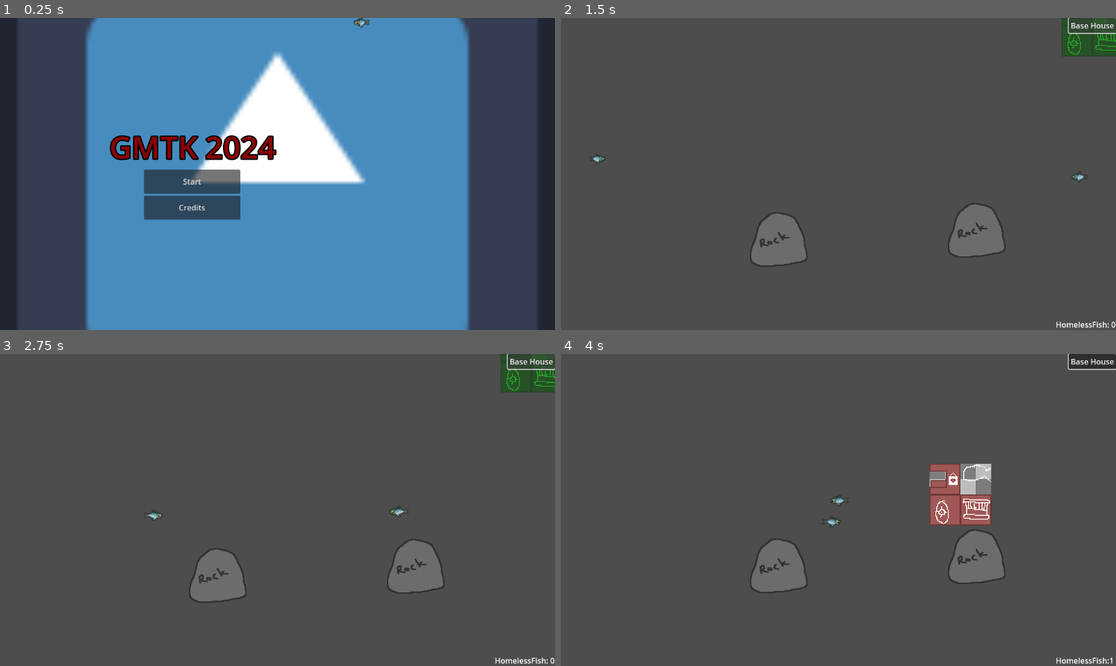
Above: before the commit, frames 1-4 (two rows, left to right).
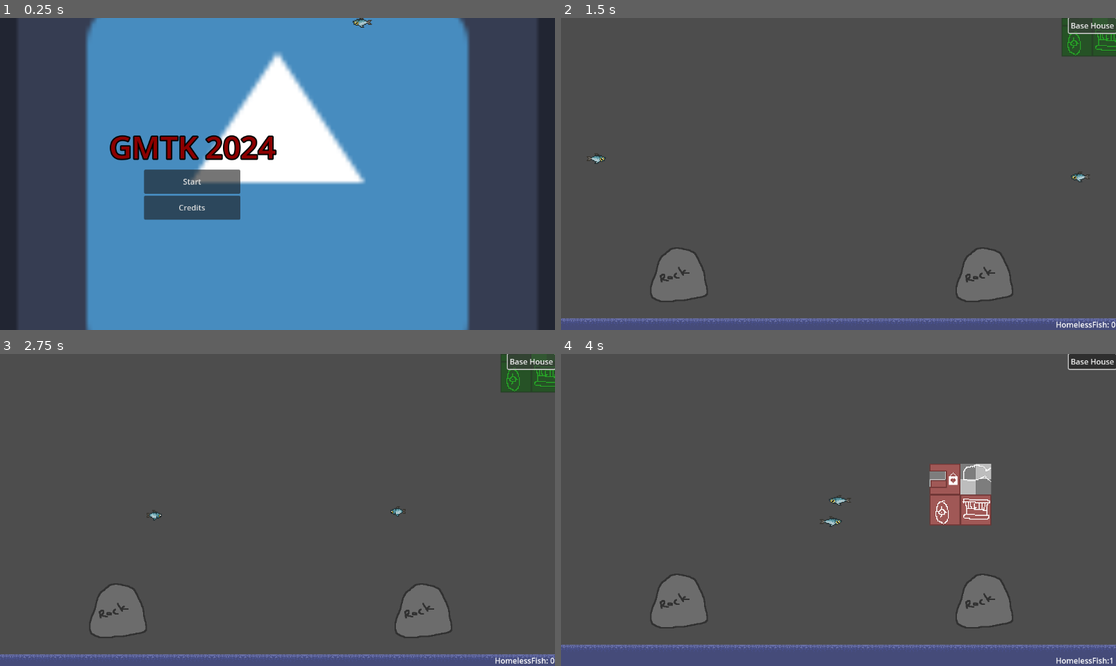
Above: after the commit, the same moments.

Repository: Glue-N-Wrench/built-for-scales
Game: Godot game, scene res://PlayableScenes/MainMenu.tscn
Same seed, same stepped clock (60 frames per second), same inputs: the game is played once before the commit and once after it. The engine's default icon, where the game draws it, is replaced by a stand-in: a white triangle on a blue panel in a dark square.
Inputs (mouse positions are in pixels of both pictures, inside the frame that each line leads up to):
- Up to frame 1 (0.25 s): no input
- Up to frame 2 (1.5 s): click "Start" at 0.5 s; click "Base House" at 1.25 s
- Up to frame 3 (2.75 s): click "Base House" at 2 s
- Up to frame 4 (4 s): click "Base House" at 2.75 s; move the mouse to (960, 494) at 3.52 s; tap S (camera_down) at 3.6 s; click (960, 494) at 3.67 s

The runs differ from the first frame. In frame 1, less than 0.1% of the frame differs, in the area x 63-68%, y 0-4%; in frame 2, 9.0%; in frame 3, 9.0%; in frame 4, 12%, in the area x 0-100%, y 46-100%.

Commit message:
added other fish types, and floor

Diff:
--- a/Globals/Managers/FishManager.gd
+++ b/Globals/Managers/FishManager.gd
@@ -3,12 +3,16 @@
 signal fishUpdated #should be signaled when homelessFish gets changed
 
 @onready var fishObjects = {
-	0: preload("res://Objects/Fish/fish.tscn")
+	0: preload("res://Objects/Fish/fish.tscn"),
+	1: preload("res://Objects/Fish/fish_scad.tscn"),
+	2: preload("res://Objects/Fish/fish_catfish.tscn"),
 }
 
 var homelessFish:Dictionary = {
-	0:[]
-} #array of homeless fish counts sorted by type
+	0:[],
+	1:[],
+	2:[],
+} #dict of homeless fish nodes sorted by type
 
 var activeHouses:Array = [] #all the houses that get run when fish need to be changed
 
--- a/Objects/Fish/fish.tscn
+++ b/Objects/Fish/fish.tscn
@@ -64,13 +64,14 @@
 }],
 "loop": true,
 "name": &"default",
-"speed": 10.0
+"speed": 11.0
 }]
 
 [node name="Fish" type="AnimatedSprite2D"]
 z_index = 2
+texture_filter = 1
 scale = Vector2(2, 2)
 sprite_frames = SubResource("SpriteFrames_rv5dp")
 autoplay = "default"
-frame_progress = 0.0948922
+frame_progress = 0.815014
 script = ExtResource("2_mf5g3")
--- /dev/null
+++ b/Objects/Fish/fish_catfish.tscn
@@ -0,0 +1,75 @@
+[gd_scene load_steps=12 format=3 uid="uid://4cx7t6gi48b6"]
+
+[ext_resource type="PackedScene" uid="uid://bkij0finue12o" path="res://Objects/Fish/fish.tscn" id="1_mr40s"]
+[ext_resource type="Texture2D" uid="uid://dp54xnu1f02lj" path="res://Objects/Fish/fishanim_catfish_strip8.png" id="2_6qjj8"]
+
+[sub_resource type="AtlasTexture" id="AtlasTexture_nvcr7"]
+atlas = ExtResource("2_6qjj8")
+region = Rect2(4, 0, 46, 25)
+
+[sub_resource type="AtlasTexture" id="AtlasTexture_jow65"]
+atlas = ExtResource("2_6qjj8")
+region = Rect2(54, 0, 46, 25)
+
+[sub_resource type="AtlasTexture" id="AtlasTexture_xa600"]
+atlas = ExtResource("2_6qjj8")
+region = Rect2(104, 0, 46, 25)
+
+[sub_resource type="AtlasTexture" id="AtlasTexture_uor7b"]
+atlas = ExtResource("2_6qjj8")
+region = Rect2(154, 0, 46, 25)
+
+[sub_resource type="AtlasTexture" id="AtlasTexture_vlt26"]
+atlas = ExtResource("2_6qjj8")
+region = Rect2(204, 0, 46, 25)
+
+[sub_resource type="AtlasTexture" id="AtlasTexture_3ooic"]
+atlas = ExtResource("2_6qjj8")
+region = Rect2(254, 0, 46, 25)
+
+[sub_resource type="AtlasTexture" id="AtlasTexture_c8ala"]
+atlas = ExtResource("2_6qjj8")
+region = Rect2(304, 0, 46, 25)
+
+[sub_resource type="AtlasTexture" id="AtlasTexture_32ut2"]
+atlas = ExtResource("2_6qjj8")
+region = Rect2(354, 0, 46, 25)
+
+[sub_resource type="SpriteFrames" id="SpriteFrames_ux4vx"]
+animations = [{
+"frames": [{
+"duration": 1.0,
+"texture": SubResource("AtlasTexture_nvcr7")
+}, {
+"duration": 1.0,
+"texture": SubResource("AtlasTexture_jow65")
+}, {
+"duration": 1.0,
+"texture": SubResource("AtlasTexture_xa600")
+}, {
+"duration": 1.0,
+"texture": SubResource("AtlasTexture_uor7b")
+}, {
+"duration": 1.0,
+"texture": SubResource("AtlasTexture_vlt26")
+}, {
+"duration": 1.0,
+"texture": SubResource("AtlasTexture_3ooic")
+}, {
+"duration": 1.0,
+"texture": SubResource("AtlasTexture_c8ala")
+}, {
+"duration": 1.0,
+"texture": SubResource("AtlasTexture_32ut2")
+}],
+"loop": true,
+"name": &"new_animation",
+"speed": 3.0
+}]
+
+[node name="Fish" instance=ExtResource("1_mr40s")]
+sprite_frames = SubResource("SpriteFrames_ux4vx")
+animation = &"new_animation"
+autoplay = "new_animation"
+frame_progress = 0.10324
+speed = 100
--- /dev/null
+++ b/Objects/Fish/fish_scad.tscn
@@ -0,0 +1,73 @@
+[gd_scene load_steps=12 format=3 uid="uid://ck4bcbrrvwtix"]
+
+[ext_resource type="PackedScene" uid="uid://bkij0finue12o" path="res://Objects/Fish/fish.tscn" id="1_2l8rv"]
+[ext_resource type="Texture2D" uid="uid://du8en807t4q7e" path="res://Objects/Fish/fishanim_scad_strip8.png" id="2_j6i8n"]
+
+[sub_resource type="AtlasTexture" id="AtlasTexture_d1oxg"]
+atlas = ExtResource("2_j6i8n")
+region = Rect2(16, 0, 33, 25)
+
+[sub_resource type="AtlasTexture" id="AtlasTexture_2ghvv"]
+atlas = ExtResource("2_j6i8n")
+region = Rect2(66, 0, 33, 25)
+
+[sub_resource type="AtlasTexture" id="AtlasTexture_4qm6i"]
+atlas = ExtResource("2_j6i8n")
+region = Rect2(116, 0, 33, 25)
+
+[sub_resource type="AtlasTexture" id="AtlasTexture_0hhka"]
+atlas = ExtResource("2_j6i8n")
+region = Rect2(166, 0, 33, 25)
+
+[sub_resource type="AtlasTexture" id="AtlasTexture_580i3"]
+atlas = ExtResource("2_j6i8n")
+region = Rect2(216, 0, 33, 25)
+
+[sub_resource type="AtlasTexture" id="AtlasTexture_mqwxg"]
+atlas = ExtResource("2_j6i8n")
+region = Rect2(266, 0, 33, 25)
+
+[sub_resource type="AtlasTexture" id="AtlasTexture_8v0fp"]
+atlas = ExtResource("2_j6i8n")
+region = Rect2(316, 0, 33, 25)
+
+[sub_resource type="AtlasTexture" id="AtlasTexture_sox06"]
+atlas = ExtResource("2_j6i8n")
+region = Rect2(366, 0, 33, 25)
+
+[sub_resource type="SpriteFrames" id="SpriteFrames_ipcy2"]
+animations = [{
+"frames": [{
+"duration": 1.0,
+"texture": SubResource("AtlasTexture_d1oxg")
+}, {
+"duration": 1.0,
+"texture": SubResource("AtlasTexture_2ghvv")
+}, {
+"duration": 1.0,
+"texture": SubResource("AtlasTexture_4qm6i")
+}, {
+"duration": 1.0,
+"texture": SubResource("AtlasTexture_0hhka")
+}, {
+"duration": 1.0,
+"texture": SubResource("AtlasTexture_580i3")
+}, {
+"duration": 1.0,
+"texture": SubResource("AtlasTexture_mqwxg")
+}, {
+"duration": 1.0,
+"texture": SubResource("AtlasTexture_8v0fp")
+}, {
+"duration": 1.0,
+"texture": SubResource("AtlasTexture_sox06")
+}],
+"loop": true,
+"name": &"default",
+"speed": 7.0
+}]
+
+[node name="Fish" instance=ExtResource("1_2l8rv")]
+sprite_frames = SubResource("SpriteFrames_ipcy2")
+frame_progress = 0.361092
+speed = 150
--- a/Objects/Houses/BaseHouse.gd
+++ b/Objects/Houses/BaseHouse.gd
@@ -7,8 +7,11 @@
 @export var refund:int = 1
 @export var fish_capacity: int = 1;
 @export var max_fish_size: int = 0;
+@export var distToGround:int = 64 #in pixels #used for "in the floor" calculation
 var current_fish = {
-	0:[]
+	0:[],
+	1:[],
+	2:[],
 };
 @export var shape:Shape2D
 
--- a/Objects/Houses/Junk/rock.tscn
+++ b/Objects/Houses/Junk/rock.tscn
@@ -8,6 +8,7 @@
 destructable = false
 cost = 0
 fish_capacity = 0
+distToGround = null
 shape = ExtResource("3_urss4")
 
 [node name="Sprite2D" parent="." index="0"]
--- a/PlayableScenes/MainLevel.tscn
+++ b/PlayableScenes/MainLevel.tscn
@@ -1,9 +1,10 @@
-[gd_scene load_steps=5 format=3 uid="uid://6ae31m7rrcxr"]
+[gd_scene load_steps=6 format=3 uid="uid://6ae31m7rrcxr"]
 
 [ext_resource type="Script" path="res://MainCamera.gd" id="2_i6qqw"]
 [ext_resource type="PackedScene" uid="uid://ccv23synovtw6" path="res://Objects/Houses/Junk/rock.tscn" id="3_1jkw4"]
 [ext_resource type="Script" path="res://UI/BuldingMenu/PlacementController.gd" id="3_c281c"]
 [ext_resource type="PackedScene" uid="uid://bqhhvgdm83qaa" path="res://UI/left_ui.tscn" id="3_ev5cs"]
+[ext_resource type="Texture2D" uid="uid://dxm7ow53fscsb" path="res://assets/floor_loop.png" id="5_eimxi"]
 
 [node name="MainLevel" type="Node2D"]
 texture_filter = 1
@@ -14,13 +15,23 @@
 [node name="LeftUI" parent="Camera2D" instance=ExtResource("3_ev5cs")]
 
 [node name="BaseHouse2" parent="." instance=ExtResource("3_1jkw4")]
-position = Vector2(-123, 139)
+position = Vector2(-330, 212)
 max_fish_size = 1
+distToGround = 64
 
 [node name="BaseHouse3" parent="." instance=ExtResource("3_1jkw4")]
-position = Vector2(288, 120)
+position = Vector2(304, 212)
 max_fish_size = 1
+distToGround = 64
 
 [node name="PlacementController" type="Node2D" parent="."]
 z_index = 1
 script = ExtResource("3_c281c")
+
+[node name="floor" type="Sprite2D" parent="."]
+z_index = -1
+texture_repeat = 3
+position = Vector2(0, 350)
+texture = ExtResource("5_eimxi")
+region_enabled = true
+region_rect = Rect2(0, 0, 2000, 100)
--- a/UI/BuldingMenu/PlacementController.gd
+++ b/UI/BuldingMenu/PlacementController.gd
@@ -1,6 +1,6 @@
 extends Node2D
 
-var selectedObject:Node = null
+var selectedObject:House = null
 var validPlace:bool = false
 
 @onready var Houses = {
@@ -33,6 +33,11 @@
 	if selectedObject != null:
 		position = get_global_mouse_position()
 		#TODO: restrict position to grid
+		print(global_position.y)
+		if global_position.y+selectedObject.distToGround > 300:
+			selectedObject.modulate = Color(1,0,0,0.5)#red
+			validPlace = false
+			return
 		var overlaps = selectedObject.get_node('Area2D').get_overlapping_areas()
 		if overlaps.size() == 0:
 			selectedObject.modulate = Color(0,1,0,0.5)#blue
Binary file added: assets/Background_Tileset_1.png
Not shown, added: assets/Background_Tileset_1.png.import
Binary file added: assets/floor_loop.png
Not shown, added: assets/floor_loop.png.import
